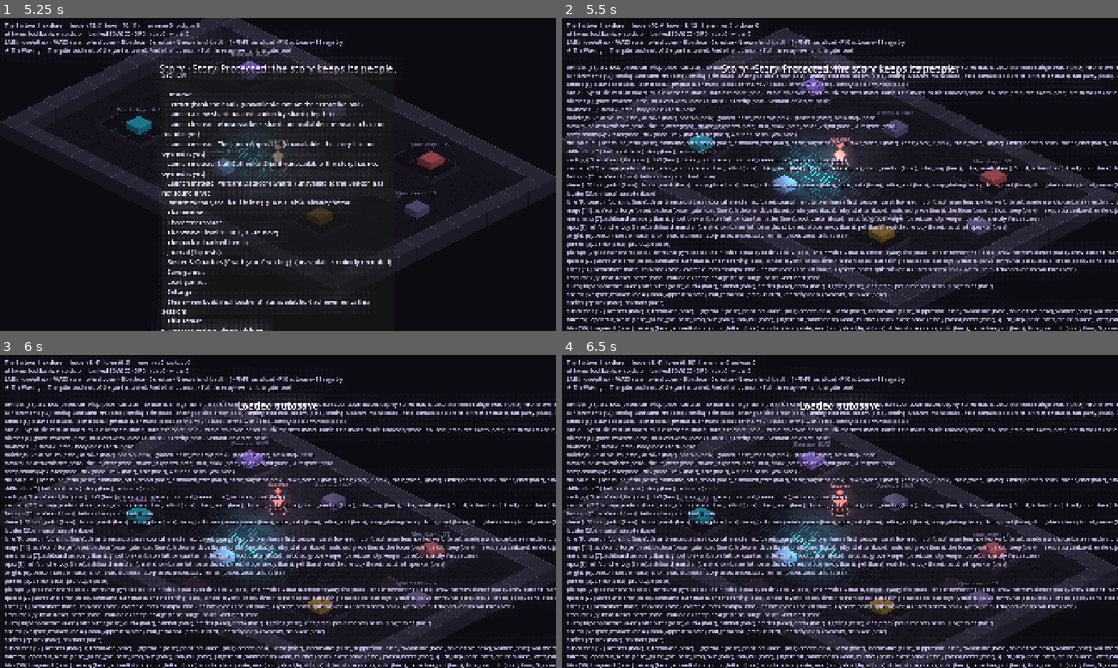
Above: before the commit, frames 1-4 (two rows, left to right).
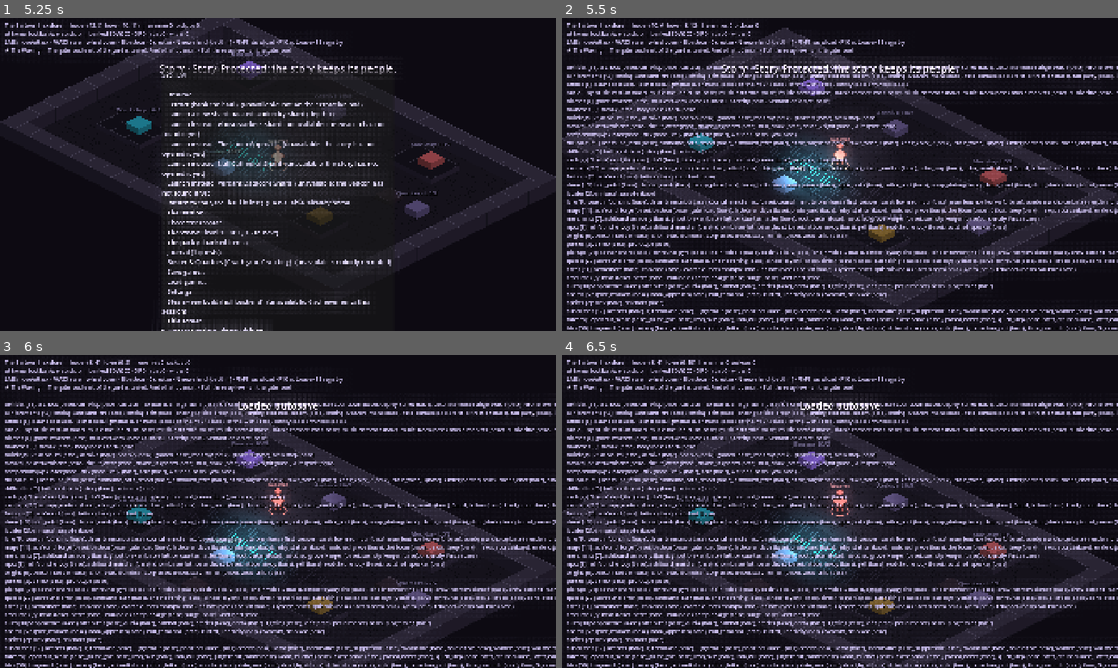
Above: after the commit, the same moments.

Repository: J4KD3N/neon-weave
Game: Godot game, scene res://scenes/main.tscn
Two runs of this game, one before a commit and one after it. Both use one fixed random seed, a clock stepped at 60 frames per second and the inputs below.
Inputs (mouse positions are in pixels of both pictures, inside the frame that each line leads up to):
- Up to frame 1 (5.25 s): tap Enter (confirm) at 0.5, 0.8 s; move the mouse to (250, 237) at 0.52 s; hold Up (ui_up) 0.53-1.25 s; hold B (bastion) 0.53-1.25 s; click (250, 237) at 0.67 s; drag from (444, 221) to (250, 237) at 1.27 s; move the mouse to (111, 127) at 2.02 s; hold Left (ui_left) 2.03-2.75 s; hold Enter (confirm) 2.03-2.75 s; tap 1 (ability_1) at 2.1 s; click (111, 127) at 2.17 s; drag from (305, 174) to (111, 127) at 2.77 s; move the mouse to (194, 96) at 3.52 s; hold Down (ui_down) 3.53-4.25 s; hold Enter (confirm) 3.53-4.25 s; tap 3 (ability_3) at 3.6 s; click (194, 96) at 3.67 s; tap Escape (cancel) at 4.15 s; drag from (400, 158) to (194, 96) at 4.27 s; move the mouse to (166, 190) at 5.02 s; hold Up (ui_up) from 5.03 s (still down); hold B (bastion) from 5.03 s (still down); click (166, 190) at 5.17 s
- Up to frame 2 (5.5 s): keep holding Up (ui_up); keep holding B (bastion); tap Enter (confirm) at 5.3 s
- Up to frame 3 (6 s): tap F10 (load_autosave) at 5.65 s; release Up (ui_up) at 5.75 s; release B (bastion) at 5.75 s; drag from (333, 442) to (166, 527) at 5.77 s
- Up to frame 4 (6.5 s): no input

Frame 1 is identical in both runs. In frame 2, 0.7% of the frame differs, in the area x 4-100%, y 22-25%; in frame 3, 0.7%; in frame 4, 0.7%.

Commit message:
S57: files that drop in beside their sidecars, a music table by act and boss, and a status that names every placeholder
No recording has arrived, so the session makes the drop-in path real and
the absence measurable. A file beside its sidecar plays whether or not
Godot imported it (.wav/.ogg/.mp3 read from disk by extension, which is
how a mod's files arrive); music loops by default; the director records
file-or-synth per entry. The validator refuses a file that is not there
or of a kind the loader cannot read.

The music table picks by variant (combat.boss when a boss is engaged),
act, biome and default; the base game adds a Bastion track after the
catastrophe, a boss fight track and a Loom Approach track, placeholders.
tools/audio_status.gd (a CI step) writes docs/audio-status.md: every
entry, what plays, where it is fired; --strict exits 1 while any fired
entry is still the synth, the 1.0 gate. --play=<id> auditions in place.
docs/audio-pipeline.md is the composer's hand-off.

Tests: tests/unit/test_audio_integration.gd (3); the older audio test
resolves the table through the picker. Docs: D-112, m4-plan, gaps,
schemas, modding, README.

Co-Authored-By: Claude Fable 5.1 <noreply@anthropic.com>

Diff:
--- /dev/null
+++ b/content/audio/music_bastion_dusk.json
@@ -0,0 +1,8 @@
+{
+  "name": "The Bastion, after the catastrophe",
+  "kind": "music",
+  "summary": "Placeholder synth loop; drop a looping file next to this sidecar and add \"file\" to replace it.",
+  "synth": { "wave": "sine", "bpm": 72, "step": 0.5, "notes": [46, 53, 58, 53, 46, 53, 60, 53, 44, 51, 56, 51, 44, 51, 58, 51], "bars": 2, "volume": 0.25 },
+  "volume_db": -13,
+  "loop": true
+}
--- /dev/null
+++ b/content/audio/music_combat_boss.json
@@ -0,0 +1,8 @@
+{
+  "name": "Boss fight",
+  "kind": "music",
+  "summary": "Placeholder synth loop; drop a looping file next to this sidecar and add \"file\" to replace it.",
+  "synth": { "wave": "square", "bpm": 132, "step": 0.5, "notes": [41, 0, 41, 53, 41, 0, 44, 0, 41, 0, 41, 52, 39, 0, 46, 0], "bars": 2, "volume": 0.25 },
+  "volume_db": -13,
+  "loop": true
+}
--- /dev/null
+++ b/content/audio/music_loom.json
@@ -0,0 +1,8 @@
+{
+  "name": "The Loom Approach",
+  "kind": "music",
+  "summary": "Placeholder synth loop; drop a looping file next to this sidecar and add \"file\" to replace it.",
+  "synth": { "wave": "triangle", "bpm": 70, "step": 0.5, "notes": [43, 0, 50, 0, 55, 0, 50, 0, 41, 0, 48, 0, 53, 0, 48, 0], "bars": 2, "volume": 0.25 },
+  "volume_db": -14,
+  "loop": true
+}
--- a/content/rules/audio.json
+++ b/content/rules/audio.json
@@ -1,15 +1,15 @@
 {
   "name": "Audio events",
-  "summary": "Event names the code fires, mapped to `audio` entries. Abilities and tiles carry their own `sound`; everything else is looked up here.",
+  "summary": "Event names the code fires, mapped to `audio` entries. Abilities and tiles carry their own `sound`; everything else is looked up here. `music` maps a state to a track id or to a table read in order: a variant (combat: boss), act<n>, the biome, default (S57).",
   "crossfade_seconds": 1.5,
   "ui": { "confirm": "ui_confirm", "cancel": "ui_cancel", "move": "ui_tick", "toast": "ui_toast" },
   "combat": { "hit": "sfx_hit", "miss": "sfx_miss", "death": "sfx_death", "turn": "sfx_turn", "summon": "sfx_summon", "stealth": "sfx_stealth", "vent": "sfx_vent" },
   "explore": { "footstep": "sfx_step_concrete", "pickup": "sfx_pickup", "door": "sfx_door", "extract": "sfx_extract", "level_up": "sfx_level_up" },
   "music": {
     "title": "music_title",
-    "bastion": "music_bastion",
-    "combat": "music_combat",
-    "explore": { "default": "music_undercity", "rusted_undercity": "music_undercity", "verdant_datacore": "music_datacore", "ghost_markets": "music_markets", "null_cathedral": "music_cathedral" }
+    "bastion": { "default": "music_bastion", "act3": "music_bastion_dusk" },
+    "combat": { "default": "music_combat", "boss": "music_combat_boss" },
+    "explore": { "default": "music_undercity", "rusted_undercity": "music_undercity", "verdant_datacore": "music_datacore", "ghost_markets": "music_markets", "null_cathedral": "music_cathedral", "loom_approach": "music_loom" }
   },
   "milestone": "M2"
 }
--- a/src/core/content_validator.gd
+++ b/src/core/content_validator.gd
@@ -669,6 +669,15 @@
 	for a: Dictionary in _registry.get_all("audio"):
 		if not ["sfx", "music"].has(String(a.get("kind", ""))):
 			_flag(a, "kind must be sfx or music")
+		var file := String(a.get("file", ""))
+		if not file.is_empty():
+			var path := String(a.get("_path", "")).get_base_dir().path_join(file)
+			if not FileAccess.file_exists(path) and not ResourceLoader.exists(path):
+				_flag(a, "file '%s' is not beside the sidecar (the synth would play instead)" % file)
+			elif not ["wav", "ogg", "mp3"].has(file.get_extension().to_lower()):
+				_flag(a, "file '%s' must be .wav, .ogg or .mp3" % file)
+		if a.has("loop") and not (a["loop"] is bool):
+			_flag(a, "loop must be true or false")
 	for o: Dictionary in _registry.get_all("origins"):
 		if String(o.get("dialogue_tag", "")).is_empty():
 			_flag(o, "dialogue_tag is empty")
--- a/src/systems/audio/audio_director.gd
+++ b/src/systems/audio/audio_director.gd
@@ -14,6 +14,7 @@
 var registry: ContentRegistry
 var rules: Dictionary = {}
 var streams: Dictionary = {} # audio id -> AudioStream
+var sources: Dictionary = {} # audio id -> "file" or "synth" (S57): what actually plays
 var log: Array[String] = [] # sound ids played, in order (music as "music:<id>")
 var current_track: String = ""
 var crossfade_seconds: float = 1.5
@@ -65,13 +66,46 @@
 	var stream: AudioStream = null
 	var file := String(entry.get("file", ""))
 	if not file.is_empty():
-		var path := String(entry["_path"]).get_base_dir().path_join(file)
-		if ResourceLoader.exists(path):
-			stream = load(path)
+		stream = load_file(String(entry.get("_path", "")).get_base_dir().path_join(file), bool(entry.get("loop", String(entry.get("kind", "")) == "music")))
+	sources[id] = "file" if stream != null else "synth"
 	if stream == null:
 		stream = SynthWave.build(entry.get("synth", {}))
 	streams[id] = stream
 	return stream
+
+
+## A recorded file beside its sidecar (S57): an imported resource when the
+## project imported it, else read straight from disk by extension (.wav,
+## .ogg, .mp3), which is how a mod's files arrive. Music loops. Null when
+## the file is missing or unreadable.
+static func load_file(path: String, loop: bool) -> AudioStream:
+	var stream: AudioStream = null
+	if ResourceLoader.exists(path):
+		stream = load(path) as AudioStream
+	elif FileAccess.file_exists(path):
+		match path.get_extension().to_lower():
+			"wav":
+				stream = AudioStreamWAV.load_from_file(path)
+			"ogg":
+				stream = AudioStreamOggVorbis.load_from_file(path)
+			"mp3":
+				stream = AudioStreamMP3.load_from_file(path)
+	if stream == null:
+		return null
+	if loop:
+		if stream is AudioStreamWAV:
+			(stream as AudioStreamWAV).loop_mode = AudioStreamWAV.LOOP_FORWARD
+		elif stream is AudioStreamOggVorbis:
+			(stream as AudioStreamOggVorbis).loop = true
+		elif stream is AudioStreamMP3:
+			(stream as AudioStreamMP3).loop = true
+	return stream
+
+
+## True while an entry still plays the synthesised placeholder.
+func is_placeholder(id: String) -> bool:
+	stream_for(id)
+	return String(sources.get(id, "synth")) == "synth"
 
 
 ## Plays a one-shot sound by audio id. Unknown ids are ignored (logged as "?id").
@@ -102,19 +136,27 @@
 
 
 ## The music track for a state ("title", "bastion", "combat", or "explore"
-## with a biome), from rules/audio.music. Pure; "" when none is mapped.
-static func pick_music(p_rules: Dictionary, state: String, biome: String = "") -> String:
+## with a biome), from rules/audio.music. A state maps to a track id or to
+## a table: the first of `variant` (a fight with a boss: "boss"), "act<n>",
+## the biome, then "default" that names a track wins (S57). Pure; "" when
+## none is mapped.
+static func pick_music(p_rules: Dictionary, state: String, biome: String = "", act: int = 1, variant: String = "") -> String:
 	var music: Dictionary = p_rules.get("music", {})
-	if state == "explore":
-		var per_biome: Dictionary = music.get("explore", {})
-		return String(per_biome.get(biome, per_biome.get("default", "")))
 	var v: Variant = music.get(state, "")
-	return String(v) if v is String else ""
+	if v is String:
+		return String(v)
+	if not v is Dictionary:
+		return ""
+	var table: Dictionary = v
+	for key: String in [variant, "act%d" % act, biome, "default"]:
+		if not key.is_empty() and table.has(key) and table[key] is String and not String(table[key]).is_empty():
+			return String(table[key])
+	return ""
 
 
 ## Switches music to the track for a state, crossfading when it changes.
-func set_state(state: String, biome: String = "") -> String:
-	var track := pick_music(rules, state, biome)
+func set_state(state: String, biome: String = "", act: int = 1, variant: String = "") -> String:
+	var track := pick_music(rules, state, biome, act, variant)
 	if track == current_track:
 		return track
 	current_track = track
--- a/src/systems/world/world.gd
+++ b/src/systems/world/world.gd
@@ -256,6 +256,13 @@
 			open_journal()
 		elif arg == "--perf": # fps and frame time on the status line, for a Deck in hand (S53)
 			perf_hud = true
+		elif arg.begins_with("--play="): # audition an audio entry in place (S57)
+			if audio != null:
+				var id := arg.get_slice("=", 1)
+				if not audio.play(id):
+					push_warning("--play: no audio entry '%s'" % id)
+				else:
+					print("--play %s: %s" % [id, String(audio.sources.get(id, "?"))])
 		elif arg.begins_with("--shard="):
 			enter_shard(selected_shard, int(arg.get_slice("=", 1)))
 		elif arg == "--creator":
@@ -3115,14 +3122,23 @@
 func refresh_music() -> void:
 	if audio == null:
 		return
+	var act := act_number()
 	if in_title():
-		audio.set_state("title")
+		audio.set_state("title", "", act)
 	elif mode == "combat":
-		audio.set_state("combat")
+		audio.set_state("combat", "", act, "boss" if boss_engaged() else "")
 	elif map_id == home_map and not map_entry.has("generation"):
-		audio.set_state("bastion")
+		audio.set_state("bastion", "", act)
 	else:
-		audio.set_state("explore", map_data.biome_id if map_data != null else "")
+		audio.set_state("explore", map_data.biome_id if map_data != null else "", act)
+
+
+## A boss is in the fight (the music's "boss" variant, S57).
+func boss_engaged() -> bool:
+	for e: EnemyActor in engaged_enemies():
+		if String(e.tier) == "boss":
+			return true
+	return false
 
 
 ## The footstep sound of a cell: the tile's own `sound`, else the default.
--- a/tests/unit/test_audio.gd
+++ b/tests/unit/test_audio.gd
@@ -77,7 +77,11 @@
 			assert_true(registry.has_entry("audio", String(rules[group][key])), "rules/audio %s.%s" % [group, key])
 	var music: Dictionary = rules["music"]
 	for state: String in ["title", "bastion", "combat"]:
-		assert_true(registry.has_entry("audio", String(music[state])), "music %s" % state)
+		assert_true(registry.has_entry("audio", AudioDirector.pick_music(rules, state)), "music %s" % state)
+		var v: Variant = music[state]
+		if v is Dictionary: # every variant a table names is a track that exists (S57)
+			for key: String in (v as Dictionary):
+				assert_true(registry.has_entry("audio", String((v as Dictionary)[key])), "music %s.%s" % [state, key])
 	for biome: Dictionary in registry.get_all("biomes"):
 		assert_true(Dictionary(music["explore"]).has(String(biome["id"])), "biome %s has explore music" % biome["id"])
 	for e: Dictionary in registry.get_all("audio"):
--- /dev/null
+++ b/tests/unit/test_audio_integration.gd
@@ -0,0 +1,167 @@
+## Audio integration (S57, D-112): the music table picks by act, boss and
+## biome; a recorded file beside its sidecar replaces the synth without a
+## code change (imported or read from disk, looping when it is music); the
+## validator refuses a file that is not there; the status tool says what
+## plays for every entry and where it is fired, and the doc names them all.
+extends TestCase
+
+const LEDGER := "user://test_ledger_audio57.json"
+const SAVES := "user://test_saves_audio57"
+const WAV := "user://test_audio57_clip.wav"
+
+var world: ExploreWorld
+
+
+func before_each() -> void:
+	_cleanup()
+	world = _fresh()
+
+
+func after_each() -> void:
+	_drop(world)
+	_cleanup()
+
+
+static func _root() -> Window:
+	return (Engine.get_main_loop() as SceneTree).root
+
+
+static func _cleanup() -> void:
+	for f: String in [LEDGER, WAV]:
+		if FileAccess.file_exists(f):
+			DirAccess.remove_absolute(ProjectSettings.globalize_path(f))
+	var d := DirAccess.open(SAVES)
+	if d != null:
+		for f: String in d.get_files():
+			d.remove(f)
+		DirAccess.remove_absolute(ProjectSettings.globalize_path(SAVES))
+
+
+func _fresh() -> ExploreWorld:
+	var packed: PackedScene = load("res://scenes/main.tscn")
+	var w := packed.instantiate() as ExploreWorld
+	w.combat_seed = 1234
+	w.ledger_path = LEDGER
+	w.saves_dir = SAVES
+	w.settings_path = "user://test_settings_audio57.json"
+	w.input_path = "user://test_input_audio57.json"
+	_root().add_child(w)
+	w.combat.animate = false
+	return w
+
+
+func _drop(w: ExploreWorld) -> void:
+	_root().remove_child(w)
+	w.free()
+
+
+func _put_audio(id: String, entry: Dictionary) -> void:
+	world.registry.put("audio", id, entry)
+	world.registry._entries["audio"][id]["_path"] = "user://%s.json" % id # beside the test's files
+
+
+func _drop_audio(id: String) -> void:
+	world.registry._entries["audio"].erase(id)
+	world.registry._fingerprint_cache = ""
+	world.audio.streams.erase(id)
+	world.audio.sources.erase(id)
+
+
+func test_the_music_table_picks_by_act_boss_and_biome() -> void:
+	var rules: Dictionary = world.registry.get_entry("rules", "audio")
+	assert_eq(AudioDirector.pick_music(rules, "title"), "music_title", "a plain string still maps")
+	assert_eq(AudioDirector.pick_music(rules, "bastion"), "music_bastion")
+	assert_eq(AudioDirector.pick_music(rules, "bastion", "", 2), "music_bastion", "act 2 has no variant: the default")
+	assert_eq(AudioDirector.pick_music(rules, "bastion", "", 3), "music_bastion_dusk", "act 3 has")
+	assert_eq(AudioDirector.pick_music(rules, "combat"), "music_combat")
+	assert_eq(AudioDirector.pick_music(rules, "combat", "", 1, "boss"), "music_combat_boss")
+	assert_eq(AudioDirector.pick_music(rules, "explore", "loom_approach"), "music_loom")
+	assert_eq(AudioDirector.pick_music(rules, "explore", "nowhere", 3, "boss"), "music_undercity", "a variant a table lacks falls through to the default")
+	assert_eq(AudioDirector.pick_music({"music": {"x": 3}}, "x"), "", "not a track")
+	# The world passes the act and the boss.
+	assert_true(world.new_game(false))
+	assert_eq(world.audio.current_track, "music_bastion")
+	world.narrative.set_flag("catastrophe_seen", true)
+	world.refresh_music()
+	assert_eq(world.audio.current_track, "music_bastion_dusk", "the Bastion after the catastrophe")
+	world.narrative.set_flag("catastrophe_seen", false)
+	seed(20260922)
+	assert_false(world.enter_shard("rusted_undercity", 7, 1).is_empty())
+	assert_eq(world.audio.current_track, "music_undercity")
+	var cell := world.map_data.nearest_free_cells(world.leader_cell(), 1, [world.leader_cell()])[0]
+	var boss := world.spawn_summoned("undercity_warlord", cell, Combatant.TEAM_ENEMY)
+	assert_true(boss != null, "a warlord stands next to the party")
+	assert_eq(String(boss.tier), "boss")
+	assert_true(world.boss_engaged())
+	world.start_combat(true)
+	assert_eq(world.mode, "combat")
+	assert_eq(world.audio.current_track, "music_combat_boss", "a boss changes the fight's music")
+	world.combat._finish()
+	world.mode = "explore"
+	world.clear_summons()
+	world.refresh_music()
+	assert_eq(world.audio.current_track, "music_undercity")
+
+
+func test_a_recorded_file_beside_the_sidecar_replaces_the_synth_and_loops_when_music() -> void:
+	var clip := SynthWave.build_sfx({"wave": "sine", "freq": 440, "duration": 0.05, "volume": 0.3})
+	assert_eq(clip.save_to_wav(WAV), OK)
+	assert_true(AudioDirector.load_file("user://does_not_exist.wav", false) == null, "no file, nothing")
+	var loaded := AudioDirector.load_file(WAV, false)
+	assert_true(loaded is AudioStreamWAV, "read from disk by extension")
+	assert_eq((loaded as AudioStreamWAV).loop_mode, AudioStreamWAV.LOOP_DISABLED)
+	var looped := AudioDirector.load_file(WAV, true)
+	assert_eq((looped as AudioStreamWAV).loop_mode, AudioStreamWAV.LOOP_FORWARD, "music loops")
+	_put_audio("zz_clip", {"name": "Clip", "kind": "sfx", "file": "test_audio57_clip.wav", "volume_db": -3})
+	_put_audio("zz_track", {"name": "Track", "kind": "music", "file": "test_audio57_clip.wav", "synth": {"wave": "sine", "bpm": 90, "step": 0.5, "notes": [60], "bars": 1}})
+	_put_audio("zz_gone", {"name": "Gone", "kind": "sfx", "file": "nope.wav", "synth": {"wave": "noise", "freq": 200, "duration": 0.05}})
+	assert_true(world.audio.stream_for("zz_clip") is AudioStreamWAV)
+	assert_eq(String(world.audio.sources["zz_clip"]), "file")
+	assert_false(world.audio.is_placeholder("zz_clip"))
+	assert_eq((world.audio.stream_for("zz_track") as AudioStreamWAV).loop_mode, AudioStreamWAV.LOOP_FORWARD, "a music entry's file loops")
+	assert_true(world.audio.stream_for("zz_gone") != null, "a missing file falls back to the synth")
+	assert_eq(String(world.audio.sources["zz_gone"]), "synth")
+	assert_true(world.audio.is_placeholder("zz_gone"))
+	assert_true(world.audio.is_placeholder("sfx_hit"), "the base game's entries are placeholders today")
+	assert_true(world.audio.play("zz_clip"))
+	assert_eq(world.audio.log[world.audio.log.size() - 1], "zz_clip")
+	# The validator refuses a file that is not there, or of a kind the loader cannot read.
+	_put_audio("zz_odd", {"name": "Odd", "kind": "sfx", "file": "test_audio57_clip.wav"})
+	world.registry._entries["audio"]["zz_odd"]["file"] = "clip.flac"
+	var problems := ContentValidator.validate(world.registry, ["runtime"])
+	assert_any_contains(problems, "audio/zz_gone (runtime): file 'nope.wav' is not beside the sidecar")
+	assert_any_contains(problems, "audio/zz_odd (runtime): file 'clip.flac' is not beside the sidecar")
+	world.registry._entries["audio"]["zz_odd"]["file"] = "test_audio57_clip.wav"
+	world.registry._entries["audio"]["zz_odd"]["loop"] = "yes"
+	problems = ContentValidator.validate(world.registry, ["runtime"])
+	assert_any_contains(problems, "audio/zz_odd (runtime): loop must be true or false")
+	for id: String in ["zz_clip", "zz_track", "zz_gone", "zz_odd"]:
+		_drop_audio(id)
+
+
+func test_the_status_tool_names_every_entry_and_where_it_is_fired() -> void:
+	var r := ContentRegistry.new()
+	r.load_from(ContentRegistry.BASE_ROOT, [])
+	var result := AudioStatus.report(r)
+	assert_eq(result["problems"], PackedStringArray(), "nothing fired is missing, no file is missing")
+	assert_eq(int(result["files"]), 0, "no recorded audio yet")
+	assert_eq(int(result["placeholders"]), int(result["entries"]), "every entry is the synth")
+	assert_eq(result["unused"], PackedStringArray(), "every entry is fired from somewhere: %s" % ", ".join(result["unused"]))
+	var uses := AudioStatus.uses_of(r)
+	assert_true(PackedStringArray(uses["sfx_hit"]).has("rules/audio combat.hit"))
+	assert_true(PackedStringArray(uses["music_combat_boss"]).has("music combat.boss"))
+	assert_true(PackedStringArray(uses["music_loom"]).has("music explore.loom_approach"))
+	assert_true(PackedStringArray(uses["sfx_step_pool"]).has("tile mana_pool"))
+	var any_ability := false
+	for where: String in PackedStringArray(uses.get("sfx_zap", PackedStringArray())):
+		if where.begins_with("ability "):
+			any_ability = true
+	assert_true(any_ability, "an ability fires zap")
+	assert_eq(AudioStatus.source_of(r.get_entry("audio", "sfx_hit")), "synth placeholder")
+	assert_eq(AudioStatus.source_of({"file": "x.wav", "_path": "user://nope/x.json"}), "file x.wav (missing: the synth plays)")
+	var doc := FileAccess.get_file_as_string("res://docs/audio-status.md")
+	assert_false(doc.is_empty(), "docs/audio-status.md exists")
+	for a: Dictionary in r.get_all("audio"):
+		assert_contains(doc, "(%s)" % a["id"], "the status doc names %s" % a["id"])
+	assert_contains(doc, "synth placeholder")
+	r.free()
--- /dev/null
+++ b/tools/audio_status.gd
@@ -0,0 +1,129 @@
+## The audio status (S57, D-112):
+##
+##   godot --headless --path . -s tools/audio_status.gd [-- --out=docs/audio-status.md] [--strict]
+##
+## Every audio entry with what plays for it (a file beside its sidecar,
+## or the synthesised placeholder), where the game fires it (an event in
+## rules/audio, an ability's or a tile's `sound`, the music table), as
+## one Markdown table set. `--strict` exits 1 while any placeholder
+## remains on a path the game fires: the release gate the plan asks for.
+class_name AudioStatus
+extends SceneTree
+
+
+func _init() -> void:
+	var out_path := "docs/audio-status.md"
+	var strict := false
+	for arg: String in OS.get_cmdline_user_args():
+		if arg.begins_with("--out="):
+			out_path = arg.get_slice("=", 1)
+		elif arg == "--strict":
+			strict = true
+	var registry := ContentRegistry.new()
+	registry.load_from(ContentRegistry.BASE_ROOT, [])
+	var result := report(registry)
+	registry.free()
+	var file := FileAccess.open(out_path, FileAccess.WRITE)
+	if file != null:
+		file.store_string("\n".join(result["lines"]) + "\n")
+		file.close()
+	for p: String in result["problems"]:
+		print("audio status: " + p)
+	print("audio status: %d entries, %d from files, %d placeholders, %d unused, %d problems -> %s" % [result["entries"], result["files"], result["placeholders"], Array(result["unused"]).size(), Array(result["problems"]).size(), out_path])
+	var code := 1 if not Array(result["problems"]).is_empty() else 0
+	if strict and int(result["placeholders"]) > 0:
+		print("audio status: --strict: %d synthesised placeholders still on a shipping path" % result["placeholders"])
+		code = 1
+	quit(code)
+
+
+## Where an audio id is fired from: "rules/audio <group>.<event>", "music <state>[.<key>]",
+## "ability <id>", "tile <id>".
+static func uses_of(registry: ContentRegistry) -> Dictionary:
+	var uses: Dictionary = {}
+	var add := func(id: String, where: String) -> void:
+		if id.is_empty():
+			return
+		if not uses.has(id):
+			uses[id] = PackedStringArray()
+		var list: PackedStringArray = uses[id]
+		list.append(where)
+		uses[id] = list
+	var rules: Dictionary = registry.get_entry("rules", "audio")
+	for group: String in rules:
+		var block: Variant = rules[group]
+		if not block is Dictionary:
+			continue
+		if group == "music":
+			for state: String in (block as Dictionary):
+				var v: Variant = (block as Dictionary)[state]
+				if v is String:
+					add.call(String(v), "music %s" % state)
+				elif v is Dictionary:
+					for key: String in (v as Dictionary):
+						add.call(String((v as Dictionary)[key]), "music %s.%s" % [state, key])
+			continue
+		for event: String in (block as Dictionary):
+			var target: Variant = (block as Dictionary)[event]
+			if target is String:
+				add.call(String(target), "rules/audio %s.%s" % [group, event])
+	for a: Dictionary in registry.get_all("abilities"):
+		add.call(String(a.get("sound", "")), "ability %s" % a["id"])
+	for t: Dictionary in registry.get_all("tiles"):
+		add.call(String(t.get("sound", "")), "tile %s" % t["id"])
+	return uses
+
+
+static func source_of(entry: Dictionary) -> String:
+	var file := String(entry.get("file", ""))
+	if file.is_empty():
+		return "synth placeholder"
+	var path := String(entry.get("_path", "")).get_base_dir().path_join(file)
+	if FileAccess.file_exists(path) or ResourceLoader.exists(path):
+		return "file %s" % file
+	return "file %s (missing: the synth plays)" % file
+
+
+static func report(registry: ContentRegistry) -> Dictionary:
+	var lines: PackedStringArray = []
+	var problems: PackedStringArray = []
+	var unused: PackedStringArray = []
+	var files := 0
+	var placeholders := 0
+	var uses := uses_of(registry)
+	lines.append("# Audio status")
+	lines.append("")
+	lines.append("Generated by `tools/audio_status.gd` (S57). Every audio entry, what plays for it today and where the game fires it. A recorded file beside the sidecar with `\"file\"` in the entry replaces the synth without a code change (`docs/audio-pipeline.md`); `--strict` fails while any placeholder is still fired, which is the 1.0 gate.")
+	lines.append("")
+	for kind: String in ["music", "sfx"]:
+		lines.append("## %s" % ("Music" if kind == "music" else "Sound effects"))
+		lines.append("")
+		lines.append("| Entry | Plays | Fired from | Volume |")
+		lines.append("|---|---|---|---|")
+		for a: Dictionary in registry.get_all("audio"):
+			if String(a.get("kind", "")) != kind:
+				continue
+			var id := String(a["id"])
+			var source := source_of(a)
+			if source.begins_with("file ") and not source.contains("(missing"):
+				files += 1
+			else:
+				placeholders += 1
+			if source.contains("(missing"):
+				problems.append("%s: %s" % [id, source])
+			var where: PackedStringArray = uses.get(id, PackedStringArray())
+			if where.is_empty():
+				unused.append(id)
+			lines.append("| %s (%s) | %s | %s | %s dB |" % [a.get("name", id), id, source, ", ".join(where) if not where.is_empty() else "nothing (unused)", a.get("volume_db", 0)])
+		lines.append("")
+	lines.append("## Fired but missing")
+	lines.append("")
+	var missing: PackedStringArray = []
+	for id: String in uses:
+		if not registry.has_entry("audio", id):
+			missing.append("%s (%s)" % [id, ", ".join(uses[id])])
+			problems.append("%s is fired but has no audio entry" % id)
+	lines.append("none" if missing.is_empty() else "\n".join(missing))
+	lines.append("")
+	lines.append("Entries: %d. From files: %d. Synth placeholders: %d. Unused: %s." % [registry.get_all("audio").size(), files, placeholders, ", ".join(unused) if not unused.is_empty() else "none"])
+	return {"lines": lines, "problems": problems, "unused": unused, "entries": registry.get_all("audio").size(), "files": files, "placeholders": placeholders}
Not shown, added: tests/unit/test_audio_integration.gd.uid
Not shown, added: tools/audio_status.gd.uid
Not shown, changed: .github/workflows/ci.yml
Not shown, added: docs/audio-pipeline.md
Not shown, added: docs/audio-status.md
Not shown, changed: docs/content-schemas.md
Not shown, changed: docs/decisions.md
Not shown, changed: docs/gaps.md
Not shown, changed: docs/m4-plan.md
Not shown, changed: docs/modding.md
